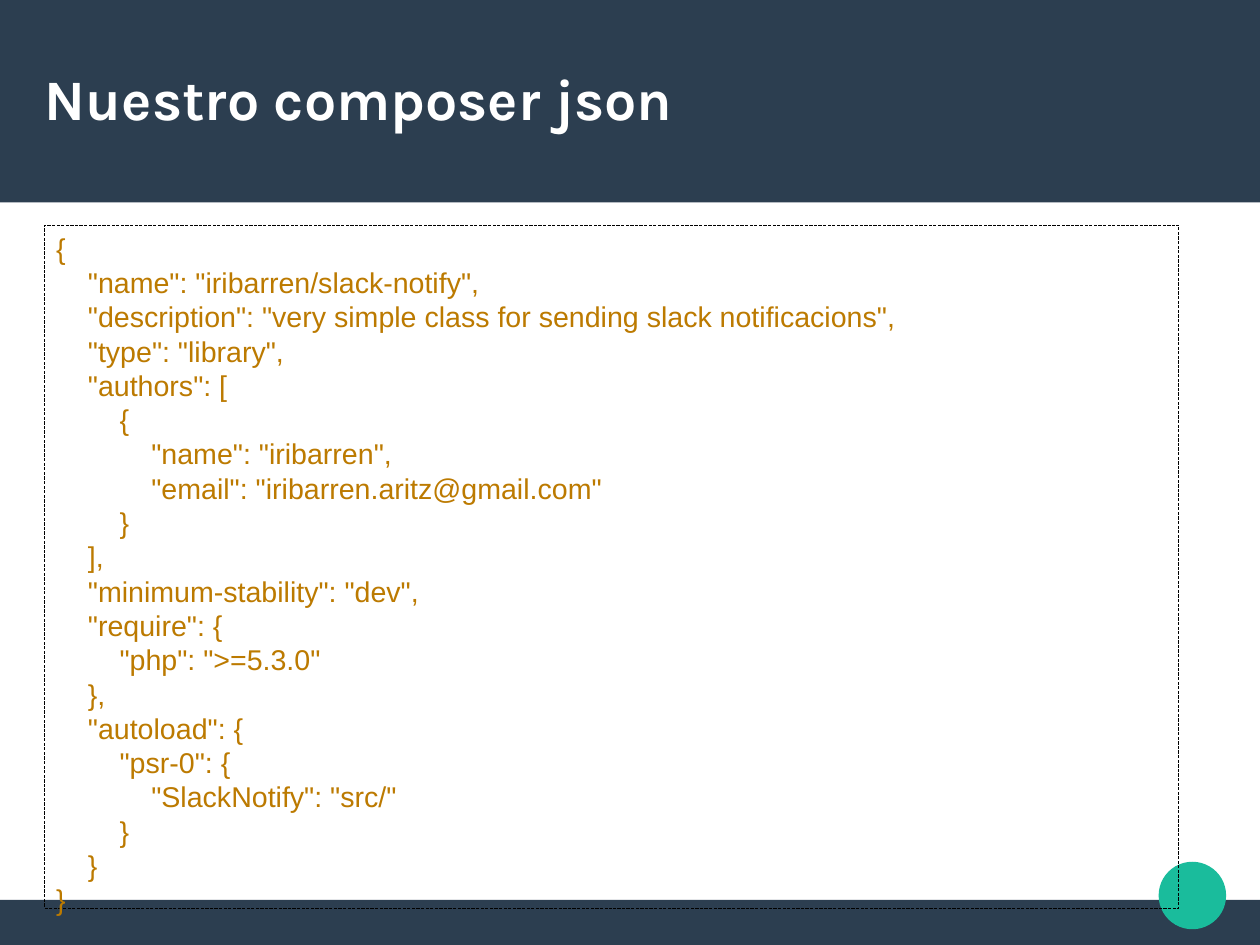
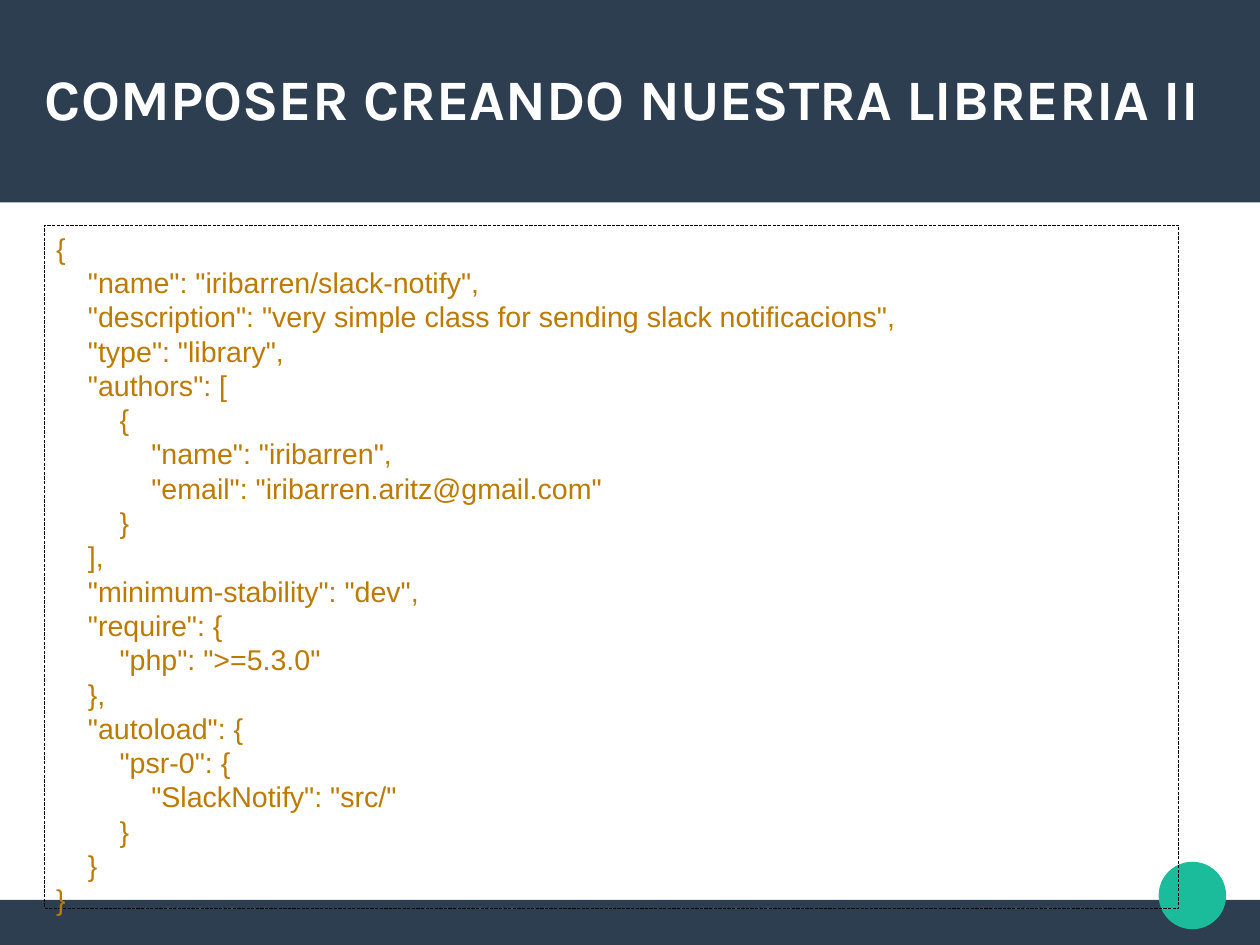
Before and after one commit to iribarren/composer_demo, a slide deck: slide 9 of composer2.odp. Drawn at 1260x945 pixels with LibreOffice and Linux fonts; fonts in the diff are those of the drawing. Boxes give left, top, right and bottom in pixels: in the first picture for what was removed or moved away, otherwise in the second. Text is boxed around its words. In the diff, an @@ line names an element or a change of style, - is before the commit and + after.

```diff
--- a/composer2.odp
+++ b/composer2.odp
@@ title at [45,82,1199,121]: text changed @@
-Nuestro composer json
+COMPOSER CREANDO NUESTRA LIBRERIA II
```
Also in this commit, not shown: 6 other slides changed, 3 slides added, 1 other file.
